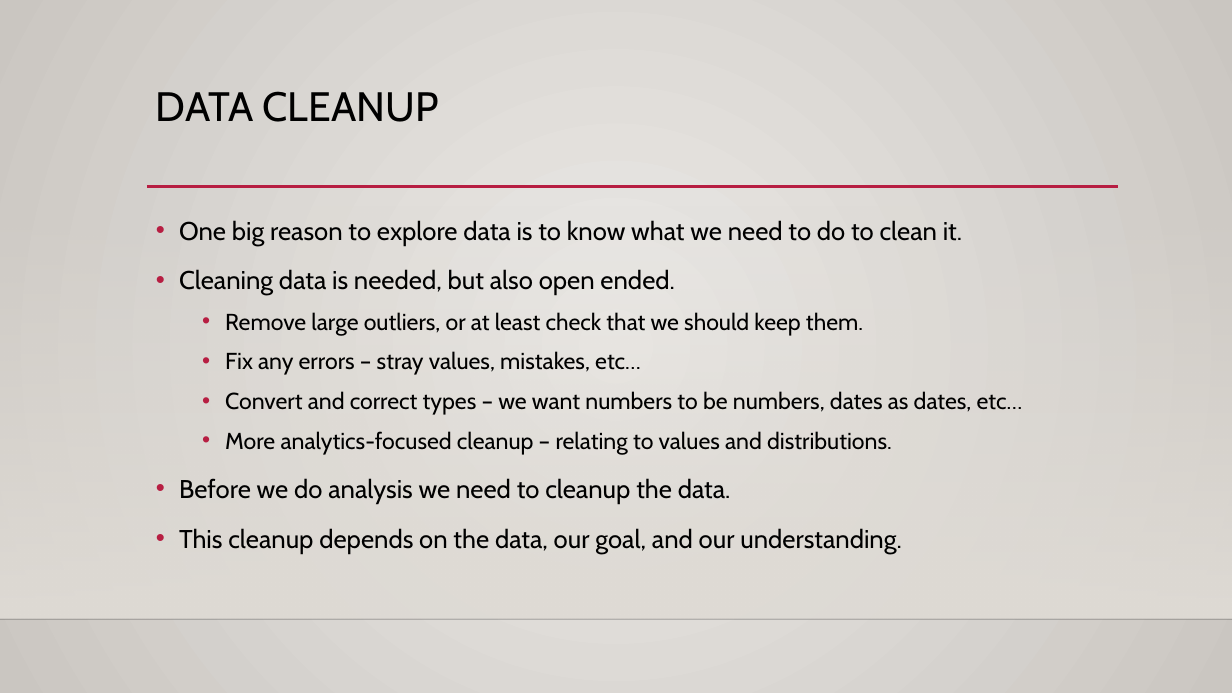
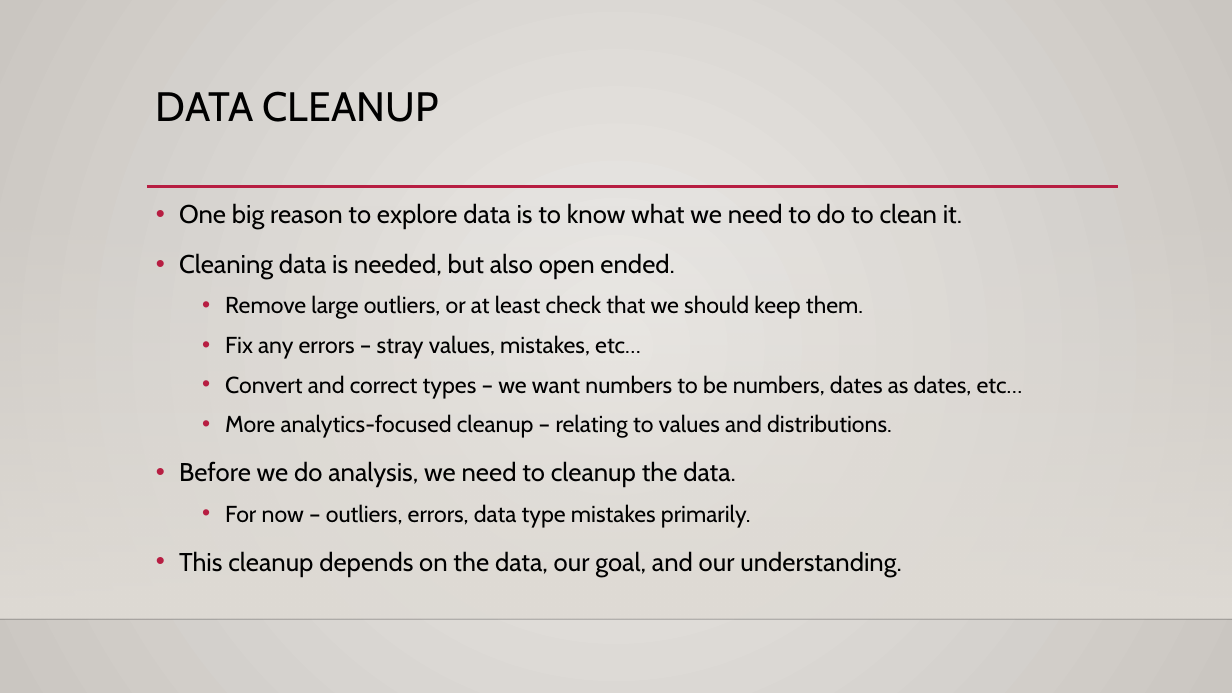
Before and after one commit to AkeemSemper/ML_for_Non_DS_Students, a slide deck: slide 22 of course_resources/slides/Used/006_Basic_Descriptive_Stats.pptx (slide 18 before the commit). Drawn at 1232x693 pixels with LibreOffice and Linux fonts; fonts in the diff are those of the drawing; background and template pictures are left out. Boxes give left, top, right and bottom in pixels: in the first picture for what was removed or moved away, otherwise in the second. Text is boxed around its words. In the diff, an @@ line names an element or a change of style, - is before the commit and + after.

Commit message:
update

```diff
--- a/course_resources/slides/Used/006_Basic_Descriptive_Stats.pptx
+++ b/course_resources/slides/Used/006_Basic_Descriptive_Stats.pptx
@@ text "One big reason to explore ...": place and size @@
-text "One big reason to explore ..." at (179,220,1023,553)
+text "One big reason to explore ..." at (179,203,1023,577)
@@ text at (179,461,751,528): text changed; size 20 to 18 pt @@
-• Before we do analysis we need to cleanup the data.
+• Before we do analysis, we need to cleanup the data.
+  • For now – outliers, errors, data type mistakes primarily.
```
Also in this commit, not shown: 5 other slides changed, 5 slides added.
